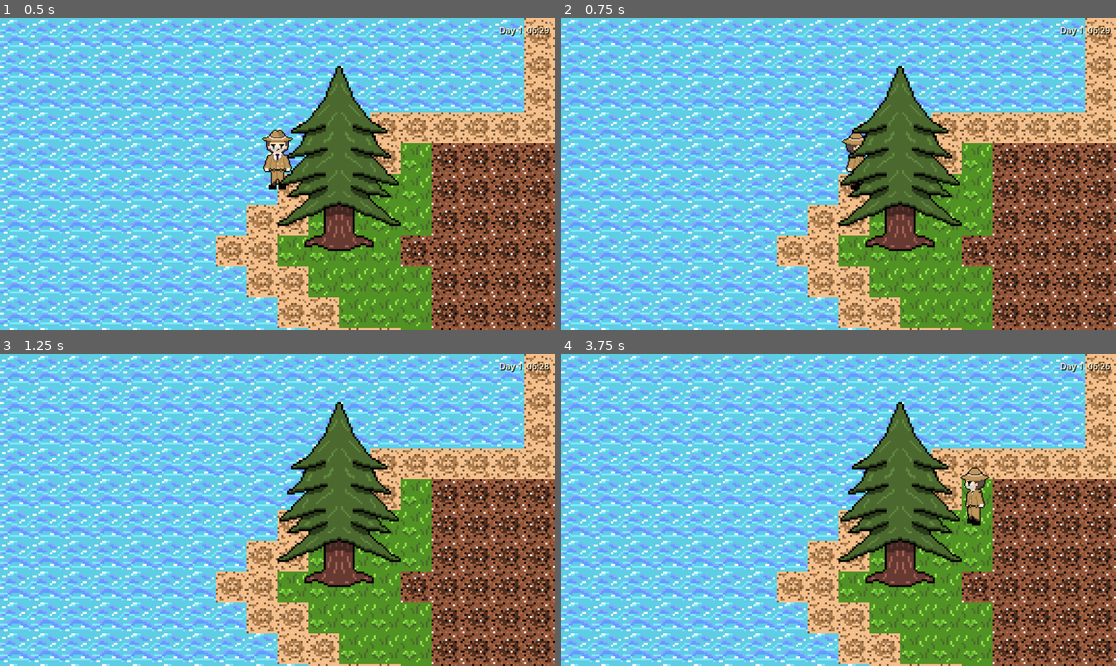
Above: before the commit, frames 1-4 (two rows, left to right).
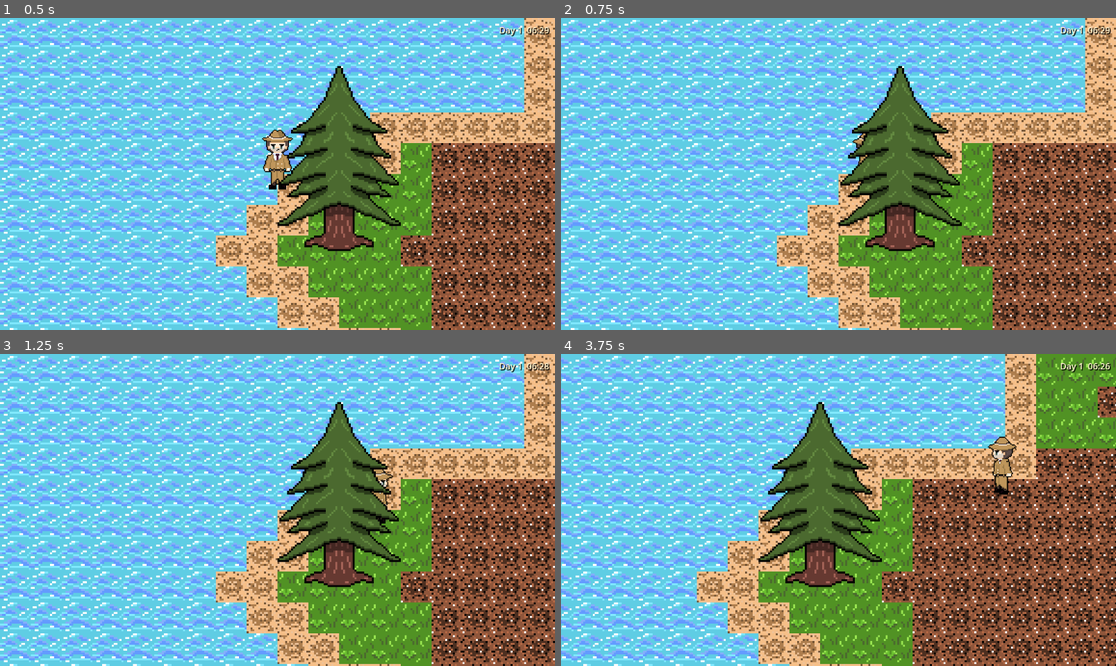
Above: after the commit, the same moments.

Repository: devasolutions-devos/Summer-Getaway
Game: Godot game, scene res://Scenes/Worlds/Levels/island.tscn
The game is run twice, just before and just after one commit, with the same random seed, the same clock (stepped at 60 frames per second) and the same inputs. The engine's default icon, where the game draws it, is replaced by a stand-in: a white triangle on a blue panel in a dark square.
Inputs (mouse positions are in pixels of both pictures, inside the frame that each line leads up to):
- Up to frame 1 (0.5 s): no input
- Up to frame 2 (0.75 s): tap Enter at 0.5 s; move the mouse to (960, 158) at 0.52 s; hold D (walk_right) from 0.53 s (still down); tap E (interact) at 0.6 s; click (960, 158) at 0.67 s
- Up to frame 3 (1.25 s): keep holding D (walk_right); tap Space at 0.77 s
- Up to frame 4 (3.75 s): move the mouse to (727, 525) at 1.27 s; release D (walk_right) at 1.28 s; hold S (walk_down) 1.28-2.03 s; tap E (interact) every 0.75 s from 1.35 to 3.6 s; tap Space at 1.52, 3.02 s; move the mouse to (894, 441) at 2.02 s; hold D (walk_right) 2.03-2.78 s; move the mouse to (810, 572) at 2.77 s; hold W (walk_up) 2.78-3.53 s; click (810, 572) at 2.92 s; move the mouse to (1005, 556) at 3.52 s; hold A (walk_left) from 3.53 s (still down)

Frame 1 is identical in both runs. In frame 2, 0.3% of the frame differs, in the area x 50-56%, y 36-56%; in frame 3, 0.2%; in frame 4, 77%, in the area x 0-100%, y 0-100%.

Commit message:
fixed autoload issues

Diff:
--- a/Scripts/Entities/player.gd
+++ b/Scripts/Entities/player.gd
@@ -19,9 +19,9 @@
 @export_category("Movement")
 @export var grid_size: int = 16
 @export_subgroup("Speed")
-@export var base_speed := 50.0
-@export var min_speed: float = 25.0
-@export var max_speed: float = 100.0
+@export var base_speed := 80.0
+@export var min_speed: float = 40.0
+@export var max_speed: float = 160.0
 var speed: float = base_speed
 var moving_direction: Vector2
 var facing_direction: String
--- a/project.godot
+++ b/project.godot
@@ -16,13 +16,13 @@
 
 [autoload]
 
-Helpers="*uid://c0twhblsjel4p"
-GameState="*uid://bpfeiksga5w0a"
+Helpers="*res://Global/Helpers.gd"
+GameState="*res://Global/GameState.gd"
 DaySystem="*res://Global/day_system.gd"
 AccusationSystem="*res://Global/accusation_system.gd"
-GameEvents="*uid://dujfiroijr18g"
-BuildingData="*uid://cn0614at5x8rl"
-FlagRegistry="*uid://cm156pgaikll"
+GameEvents="*res://Global/GameEvents.gd"
+BuildingData="*res://Scripts/Buildings/BuildingData.gd"
+FlagRegistry="*res://Global/FlagRegistry.gd"
 
 [global_group]
 
